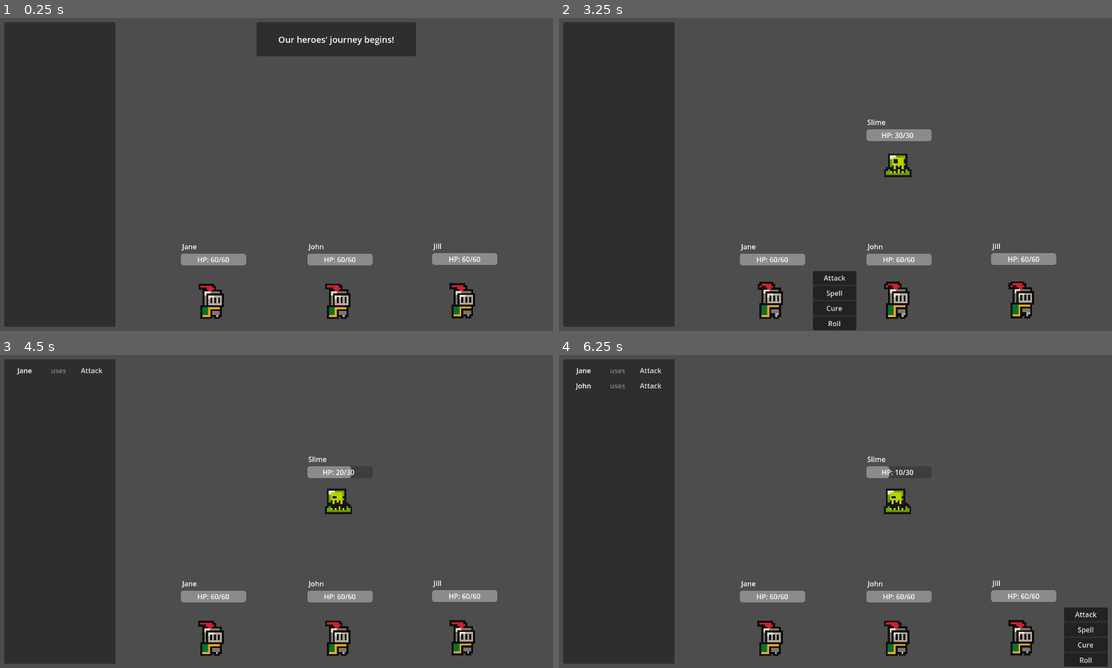
Above: before the commit, frames 1-4 (two rows, left to right).
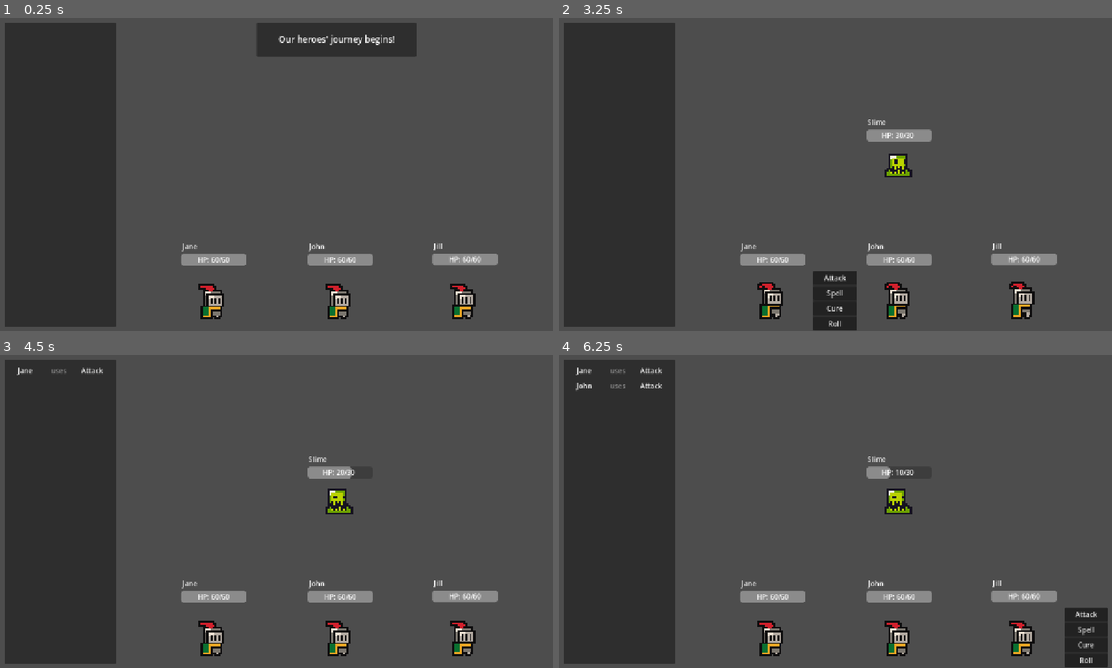
Above: after the commit, the same moments.

Repository: jhobz/rpg-prototype
Game: Godot game, scene res://scenes/game.tscn
Two runs of this game, one before a commit and one after it. Both use one fixed random seed, a clock stepped at 60 frames per second and the inputs below.
Inputs:
- Up to frame 1 (0.25 s): no input
- Up to frame 2 (3.25 s): tap Enter at 0.5 s
- Up to frame 3 (4.5 s): click "Attack" at 3.5 s
- Up to frame 4 (6.25 s): click "Attack" at 5 s

The runs differ from the first frame. In frame 1, 1.3% of the frame differs, in the area x 0-91%, y 1-99%; in frame 2, 1.3%; in frame 3, 1.2%; in frame 4, 1.5%, in the area x 0-100%, y 1-100%.

Commit message:
fix resizing

Diff:
--- a/project.godot
+++ b/project.godot
@@ -24,6 +24,11 @@
 
 window/size/viewport_width=1280
 window/size/viewport_height=720
+window/stretch/mode="canvas_items"
+
+[gui]
+
+theme/custom="uid://dt28hksanooxk"
 
 [gui]
 
